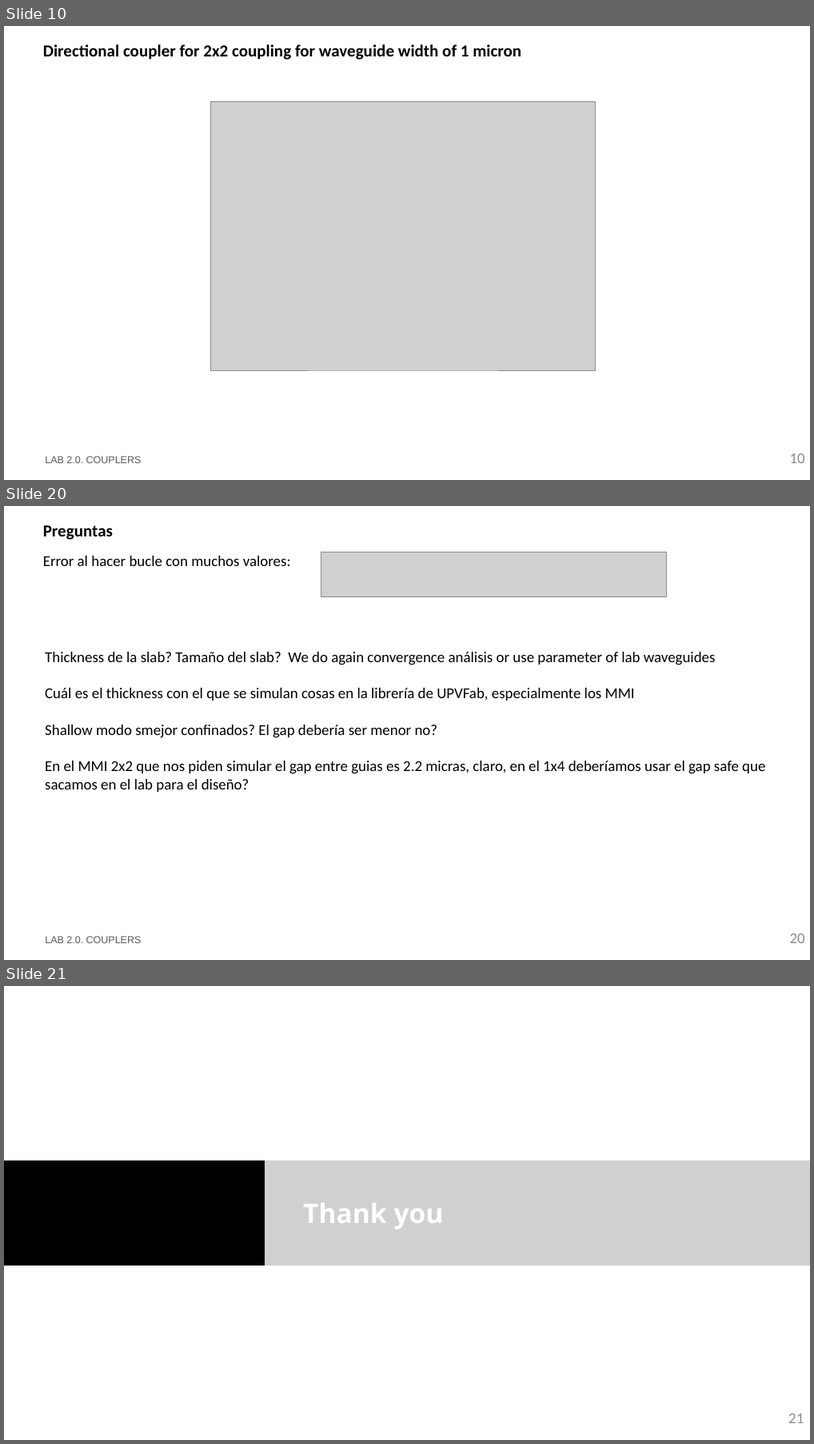
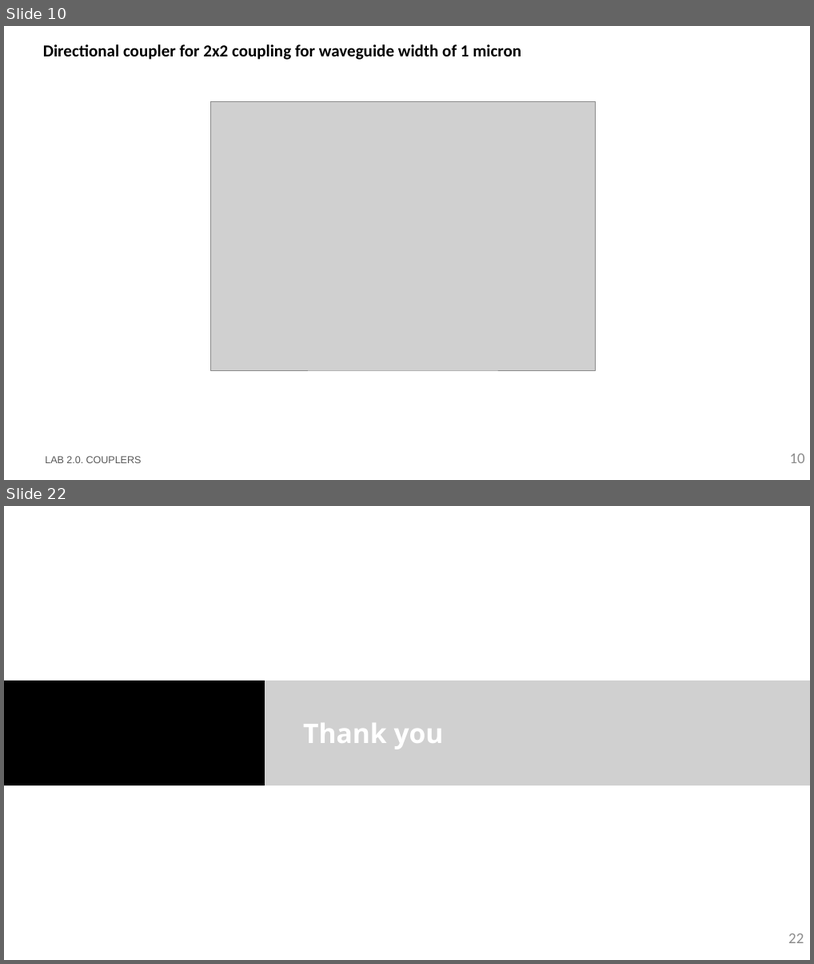
Before and after one commit to DBAEASE/pic-upv-lab2, a slide deck: LabBook_20.pptx. Shown one above the other, each under a label of ours: slides 10, 20 and 21 before the commit, slides 10 and 22 after it; the slides between them are not shown. The pictures are 814x1444 and 814x964 pixels, drawn with LibreOffice and Linux fonts; fonts in the diff are those of the drawing; grey boxes stand for pictures; background and template pictures are left out. Boxes give left, top, right and bottom in pixels: in the first picture for what was removed or moved away, otherwise in the second. Text is boxed around its words. In the diff, an @@ line names an element or a change of style, - is before the commit and + after.

```diff
--- a/LabBook_20.pptx
+++ b/LabBook_20.pptx
@@ slide 20 removed at (4, 506, 810, 960), background #FFFFFF @@
@@ title removed at (43, 525, 113, 540) @@
-Preguntas
@@ picture removed at (322, 552, 667, 596) @@
@@ text removed at (43, 556, 291, 566) @@
-Error al hacer bucle con muchos valores:
@@ text removed at (45, 652, 766, 792) @@
-Thickness de la slab? Tamaño del slab? We do again convergence análisis or use parameter of lab waveguides
-Cuál es el thickness con el que se simulan cosas en la librería de UPVFab, especialmente los MMI
-Shallow modo smejor confinados? El gap debería ser menor no?
-En el MMI 2x2 que nos piden simular el gap entre guias es 2.2 micras, claro, en el 1x4 deberíamos usar el gap safe que sacamos en el lab para el diseño?
@@ text removed at (45, 936, 142, 943) @@
-LAB 2.0. COUPLERS
@@ page number removed at (790, 933, 806, 943) @@
-20
@@ what was slide 21 is now slide 22 @@
@@ page number at (789, 933, 804, 943): text changed @@
-21
+22
```
Also in this commit, not shown: 11 slides changed, 2 slides added, 1 other file.
